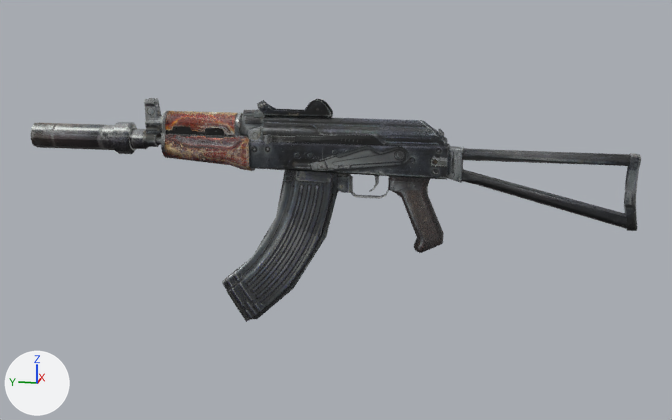
The FBX model data/models/ext/ak_74u/ak_74u.fbx, before and after one commit.
The view is the same before and after, from a camera (50 mm lens) standing at (-1.237, -0.151, 0.481) and looking at (-0.004, 0.095, 0.173). Arrows for +X, +Y and +Z are at lower left; the lights stay in place.

Objects in the first picture: 'skin'.
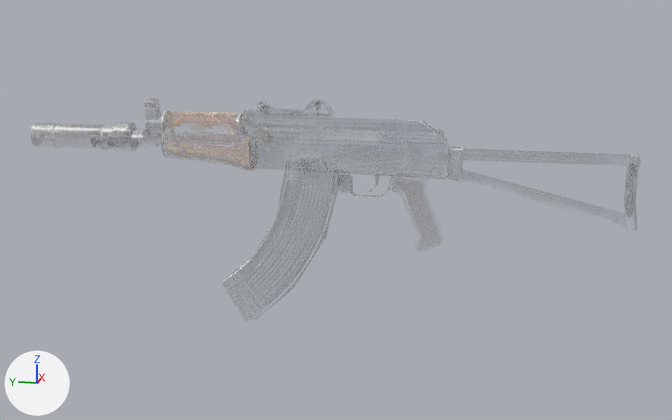
The change, as JSON lines over the scene's bpy script:
```json
{"op": "set", "path": "img_wpn_aksu_png", "old": "load_image('wpn_aksu.png', 'texture/wpn_aksu.png', 1024, 1024, 'sRGB')", "new": "load_image('wpn_aksu.png', 'texture/wpn_aksu.png', 1024, 1024, 'Non-Color')"}
{"op": "add", "block": "mat_wpn_aksu_s_002", "code": "n3 = _N.new('ShaderNodeTexImage'); n3.name = 'Image Texture.001'"}
{"op": "add", "block": "mat_wpn_aksu_s_002", "code": "n3.image = img_wpn_aksu_png"}
{"block": "mat_wpn_aksu_s_002", "where": "n2 = _N.new('ShaderNodeTexImage'); n2.name = 'Image Texture'"}
{"block": "mat_wpn_aksu_s_002", "where": "n0 = _N.new('ShaderNodeBsdfPrincipled'); n0.name = 'Principled BSDF'"}
{"op": "remove", "block": "mat_wpn_aksu_s_002", "code": "_L.new(n2.outputs[1], n0.inputs[4])  # 'Alpha' to 'Alpha'"}
{"op": "add", "block": "mat_wpn_aksu_s_002", "code": "_L.new(n3.outputs[0], n0.inputs[4])  # 'Color' to 'Alpha'"}
```

Pixel boxes [x1, y1, x2, y2] of what changed, in the pictures (672 x 420 px):
```json
{"object": "skin", "change": "surface changed", "before": [31, 98, 641, 322], "after": [31, 98, 641, 322]}
```
